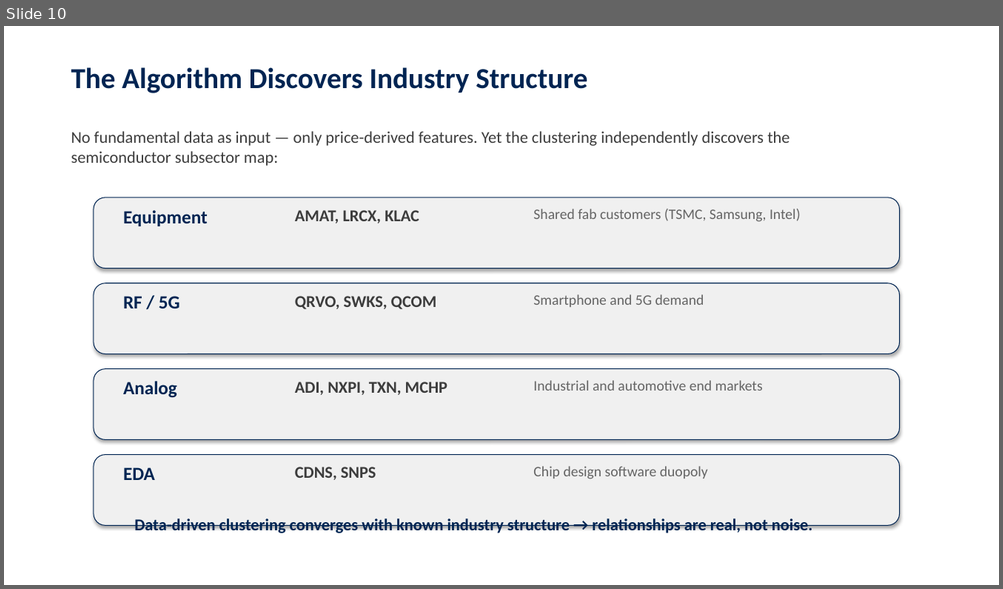
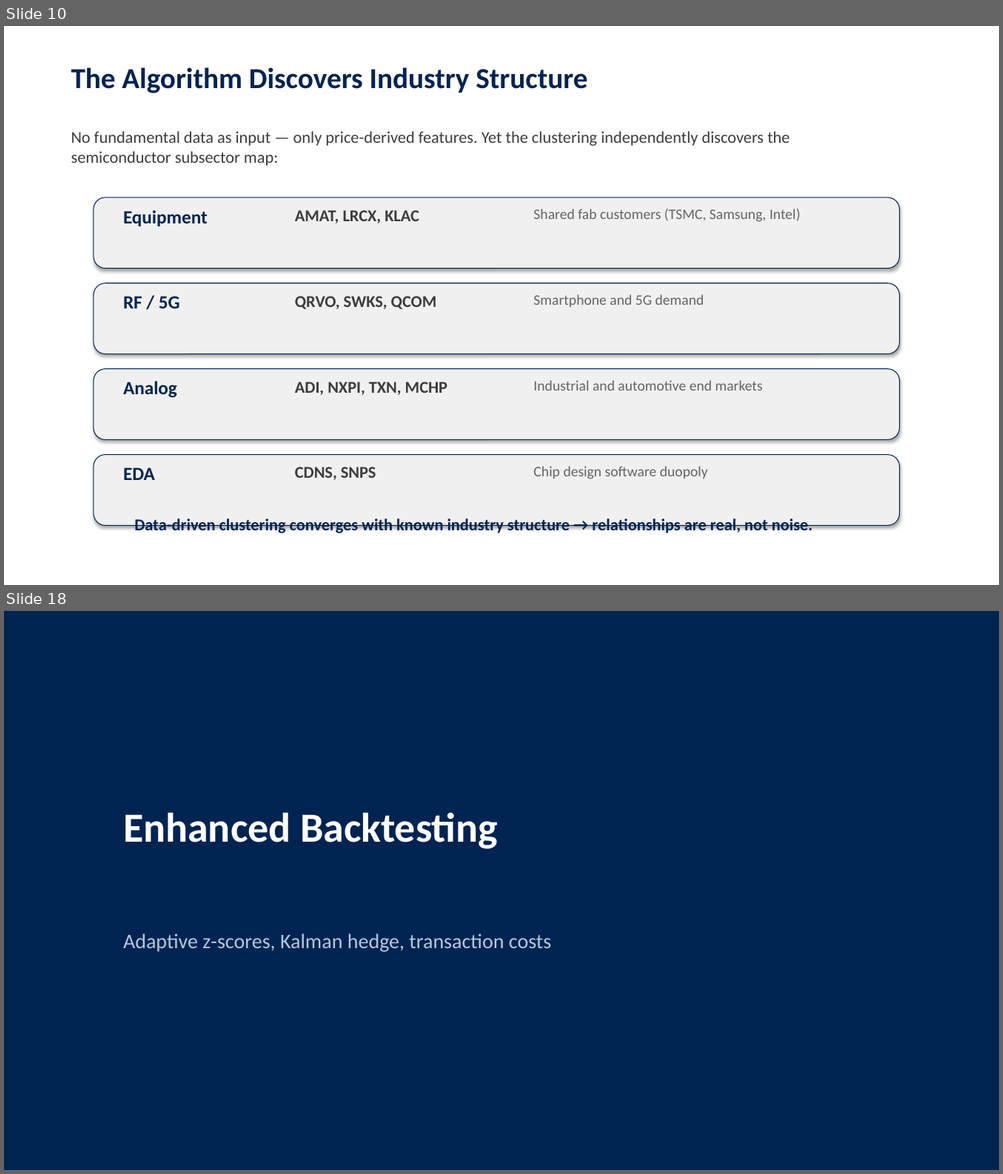
Before and after one commit to jcmcode/pairs-test, a slide deck: deliverables/presentation.pptx. Shown one above the other, each under a label of ours: slide 10 before the commit, slides 10 and 18 after it; the slides between them are not shown. The pictures are 1003x589 and 1003x1174 pixels, drawn with LibreOffice and Linux fonts; fonts in the diff are those of the drawing. Boxes give left, top, right and bottom in pixels: in the first picture for what was removed or moved away, otherwise in the second. Text is boxed around its words. In the diff, an @@ line names an element or a change of style, - is before the commit and + after.

```diff
--- a/deliverables/presentation.pptx
+++ b/deliverables/presentation.pptx
@@ slide 18 added at box(4, 611, 999, 1170), background #002452 @@
@@ text added at box(123, 812, 498, 849), 40 pt, text #FFFFFF, bold @@
+Enhanced Backtesting
@@ text added at box(123, 934, 551, 952), 20 pt, text #B4C8DC @@
+Adaptive z-scores, Kalman hedge, transaction costs
```
Also in this commit, not shown: 6 slides changed, 14 other slides added, 10 slides removed, 3 other files.
